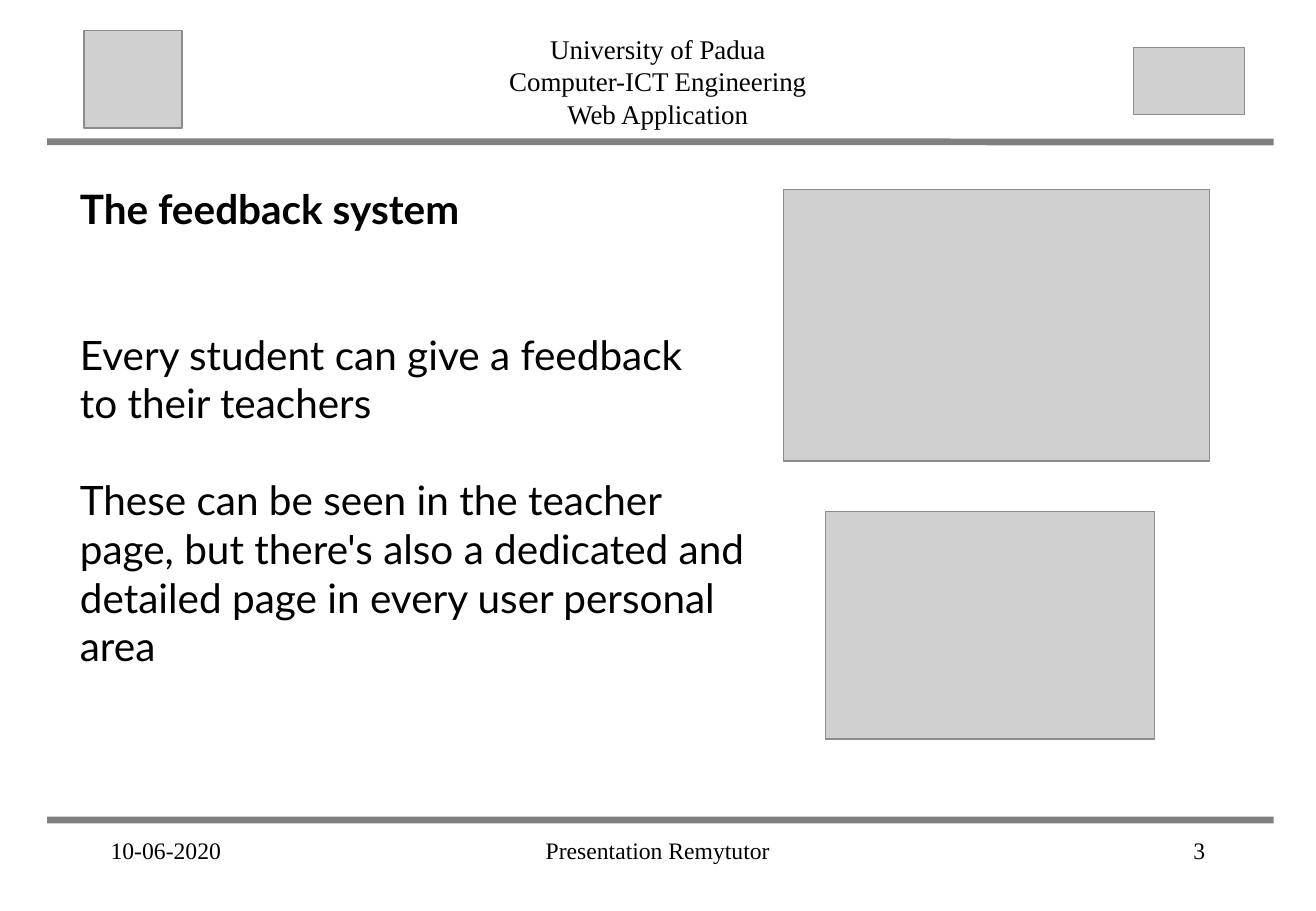
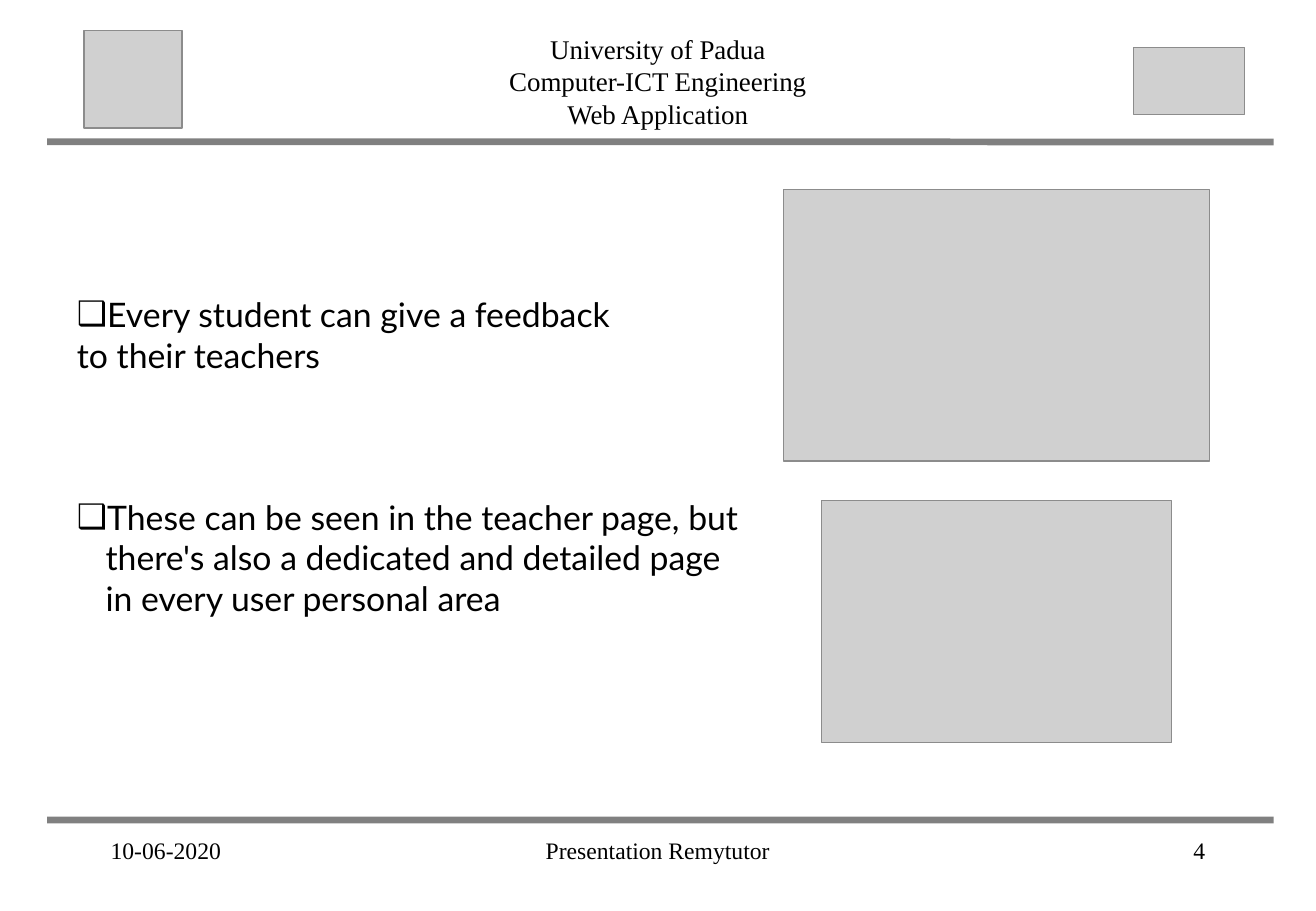
Before and after one commit to abahmadb/Web-Applications, a slide deck: slide 4 of HW2-RemuTutor-2019-2020 - Marco P.ppt (slide 3 before the commit). Drawn at 1316x911 pixels with LibreOffice and Linux fonts; fonts in the diff are those of the drawing; grey boxes stand for pictures. Boxes give left, top, right and bottom in pixels: in the first picture for what was removed or moved away, otherwise in the second. Text is boxed around its words. In the diff, an @@ line names an element or a change of style, - is before the commit and + after.

```diff
--- a/HW2-RemuTutor-2019-2020 - Marco P.ppt
+++ b/HW2-RemuTutor-2019-2020 - Marco P.ppt
@@ text "Every student can give a ...": place and size @@
-text "Every student can give a ..." at (80, 194, 744, 662)
+text "Every student can give a ..." at (77, 302, 738, 617)
@@ text "Every student can give a ..." at (77, 302, 738, 617): size 24 to 20 pt; bullet none to ❑ @@
@@ text at (80, 194, 460, 231): paragraph removed @@
-The feedback system
@@ picture: place and size @@
-picture at (826, 511, 1155, 738)
+picture at (822, 500, 1172, 742)
@@ page number at (1193, 843, 1205, 859): text changed @@
-3
+4
```
Also in this commit, not shown: 2 other slides changed, 1 slide added, 2 other files.
